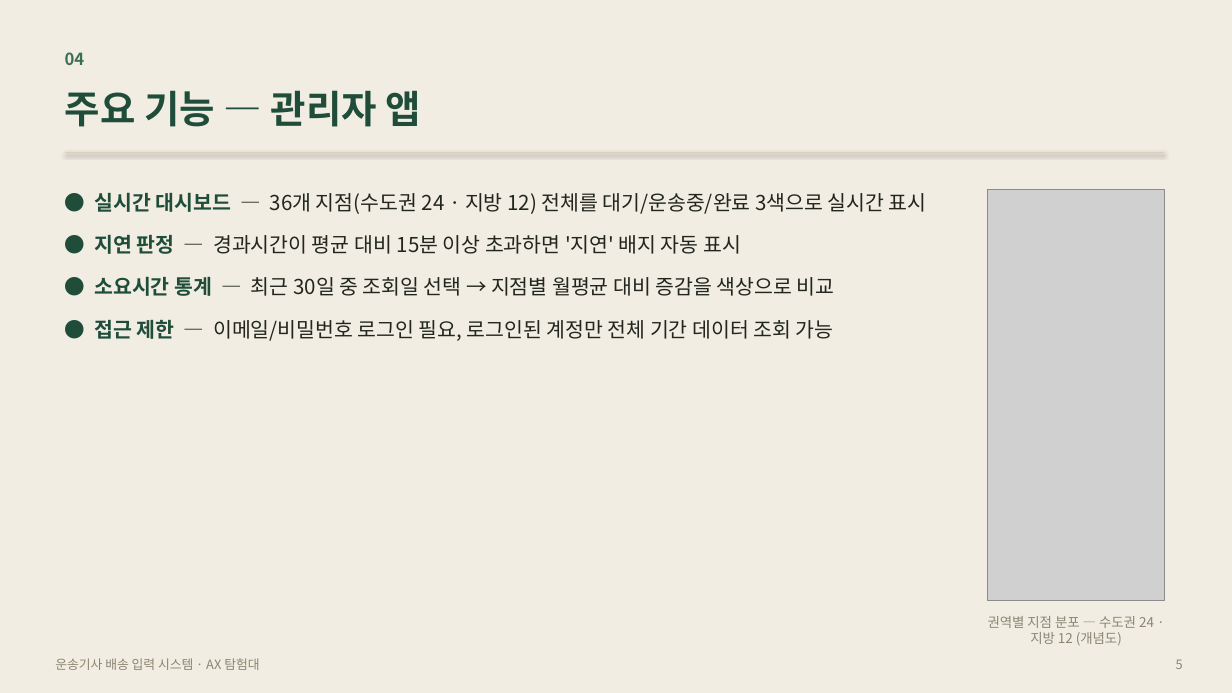
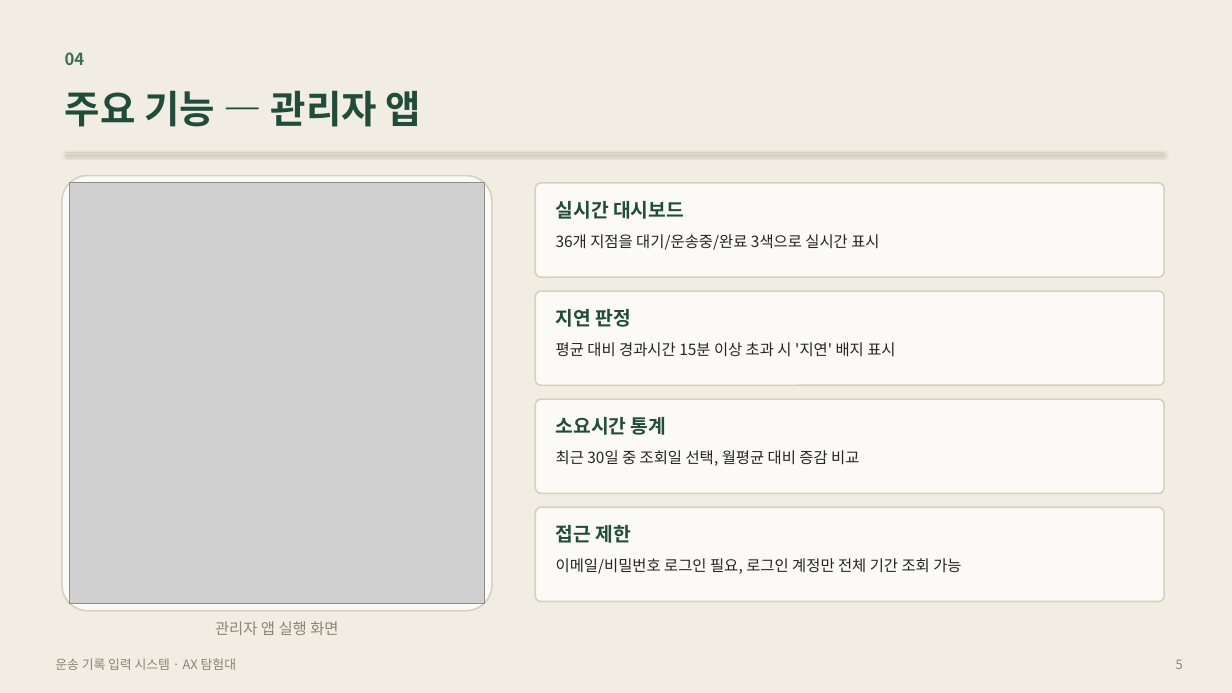
Before and after one commit to dreamsinblue-gif/KGH, a slide deck: slide 5 of 6_발표자료.pptx. Drawn at 1232x693 pixels with LibreOffice and Linux fonts; fonts in the diff are those of the drawing; grey boxes stand for pictures. Boxes give left, top, right and bottom in pixels: in the first picture for what was removed or moved away, otherwise in the second. Text is boxed around its words. In the diff, an @@ line names an element or a change of style, - is before the commit and + after.

```diff
--- a/6_발표자료.pptx
+++ b/6_발표자료.pptx
@@ rounded rectangle added at <box>62,176,492,611</box>, fill #FBFAF6, outline #D8D0BC 1.25 pt @@
@@ picture added at <box>69,183,484,604</box> @@
@@ text removed at <box>94,192,927,341</box> @@
-● 실시간 대시보드 — 36개 지점(수도권 24 · 지방 12) 전체를 대기/운송중/완료 3색으로 실시간 표시
-● 지연 판정 — 경과시간이 평균 대비 15분 이상 초과하면 '지연' 배지 자동 표시
-● 소요시간 통계 — 최근 30일 중 조회일 선택 → 지점별 월평균 대비 증감을 색상으로 비교
-● 접근 제한 — 이메일/비밀번호 로그인 필요, 로그인된 계정만 전체 기간 데이터 조회 가능
@@ rounded rectangle added at <box>535,183,1165,277</box>, fill #FBFAF6, outline #D8D0BC 1.25 pt @@
@@ text added at <box>556,201,684,219</box>, 15 pt, text #1F4D3A, bold @@
+실시간 대시보드
@@ picture removed at <box>988,189,1165,601</box> @@
@@ text added at <box>556,234,879,250</box>, 12 pt, text #22261F @@
+36개 지점을 대기/운송중/완료 3색으로 실시간 표시
@@ rounded rectangle added at <box>535,291,1165,385</box>, fill #FBFAF6, outline #D8D0BC 1.25 pt @@
@@ text added at <box>556,309,630,327</box>, 15 pt, text #1F4D3A, bold @@
+지연 판정
@@ text added at <box>556,342,895,357</box>, 12 pt, text #22261F @@
+평균 대비 경과시간 15분 이상 초과 시 '지연' 배지 표시
@@ rounded rectangle added at <box>535,399,1165,494</box>, fill #FBFAF6, outline #D8D0BC 1.25 pt @@
@@ text added at <box>556,417,666,435</box>, 15 pt, text #1F4D3A, bold @@
+소요시간 통계
@@ text added at <box>556,450,859,466</box>, 12 pt, text #22261F @@
+최근 30일 중 조회일 선택, 월평균 대비 증감 비교
@@ rounded rectangle added at <box>535,507,1165,602</box>, fill #FBFAF6, outline #D8D0BC 1.25 pt @@
@@ text added at <box>556,525,630,543</box>, 15 pt, text #1F4D3A, bold @@
+접근 제한
@@ text added at <box>556,558,961,574</box>, 12 pt, text #22261F @@
+이메일/비밀번호 로그인 필요, 로그인 계정만 전체 기간 조회 가능
@@ text added at <box>215,621,338,635</box>, 12 pt, text #8A8672 @@
+관리자 앱 실행 화면
@@ text removed at <box>988,616,1154,646</box> @@
-권역별 지점 분포 — 수도권 24 · 지방 12 (개념도)
@@ text at <box>55,658,236,670</box>: text changed @@
-운송기사 배송 입력 시스템 · AX 탐험대
+운송 기록 입력 시스템 · AX 탐험대
```
Also in this commit, not shown: 8 other slides changed.
